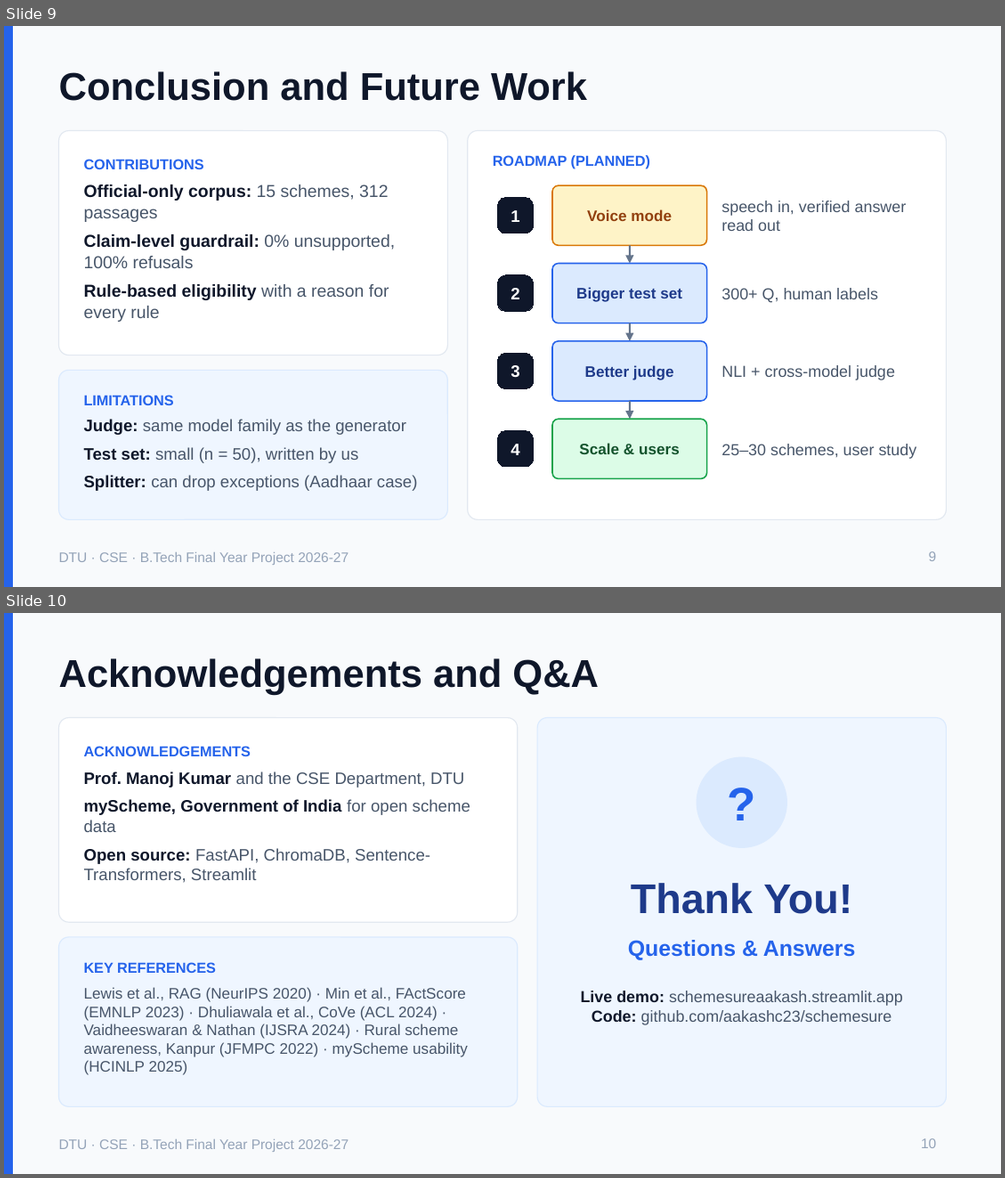
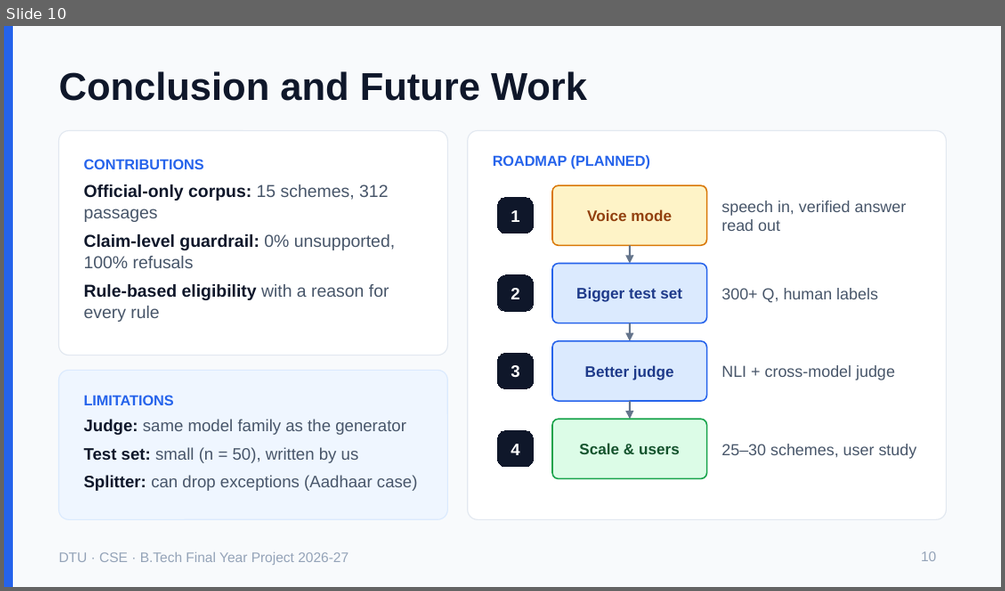
Before and after one commit to aakashc23/schemesure, a slide deck: report_draft/SchemeSure_EndTerm.pptx. Shown one above the other, each under a label of ours: slides 9 and 10 before the commit, slide 10 after it. The pictures are 1005x1178 and 1005x591 pixels, drawn with LibreOffice and Linux fonts; fonts in the diff are those of the drawing. Boxes give left, top, right and bottom in pixels: in the first picture for what was removed or moved away, otherwise in the second. Text is boxed around its words. In the diff, an @@ line names an element or a change of style, - is before the commit and + after.

```diff
--- a/report_draft/SchemeSure_EndTerm.pptx
+++ b/report_draft/SchemeSure_EndTerm.pptx
@@ slide 10 removed at bbox=[4, 613, 1001, 1174], background #F8FAFC; not listed: 2 template elements that a slide beside it also shows @@
@@ title removed at bbox=[59, 658, 599, 695] @@
-Acknowledgements and Q&A
@@ rounded rectangle removed at bbox=[59, 718, 518, 922] @@
@@ rounded rectangle removed at bbox=[537, 718, 946, 1106] @@
@@ text removed at bbox=[84, 746, 251, 756] @@
-ACKNOWLEDGEMENTS
@@ text removed at bbox=[84, 771, 470, 883] @@
-• Prof. Manoj Kumar and the CSE Department, DTU
-• myScheme, Government of India for open scheme data
-• Open source: FastAPI, ChromaDB, Sentence-Transformers, Streamlit
@@ ellipse removed at bbox=[696, 757, 786, 847] @@
@@ text removed at bbox=[696, 757, 786, 847] @@
-?
@@ text removed at bbox=[631, 883, 852, 914] @@
-Thank You!
@@ rounded rectangle removed at bbox=[59, 937, 518, 1106] @@
@@ text removed at bbox=[628, 940, 855, 960] @@
-Questions & Answers
@@ text removed at bbox=[84, 962, 216, 973] @@
-KEY REFERENCES
@@ text removed at bbox=[84, 987, 468, 1075] @@
-Lewis et al., RAG (NeurIPS 2020) · Min et al., FActScore (EMNLP 2023) · Dhuliawala et al., CoVe (ACL 2024) · Vaidheeswaran & Nathan (IJSRA 2024) · Rural scheme awareness, Kanpur (JFMPC 2022) · myScheme usability (HCINLP 2025)
@@ text removed at bbox=[581, 990, 903, 1025] @@
-Live demo: schemesureaakash.streamlit.app
-Code: github.com/aakashc23/schemesure
@@ page number removed at bbox=[921, 1138, 936, 1148] @@
-10
@@ what was slide 9 is now slide 10 @@
@@ page number at bbox=[921, 551, 936, 561]: text changed @@
-9
+10
```
Also in this commit, not shown: 3 slides changed, 1 slide added, 1 other file.
